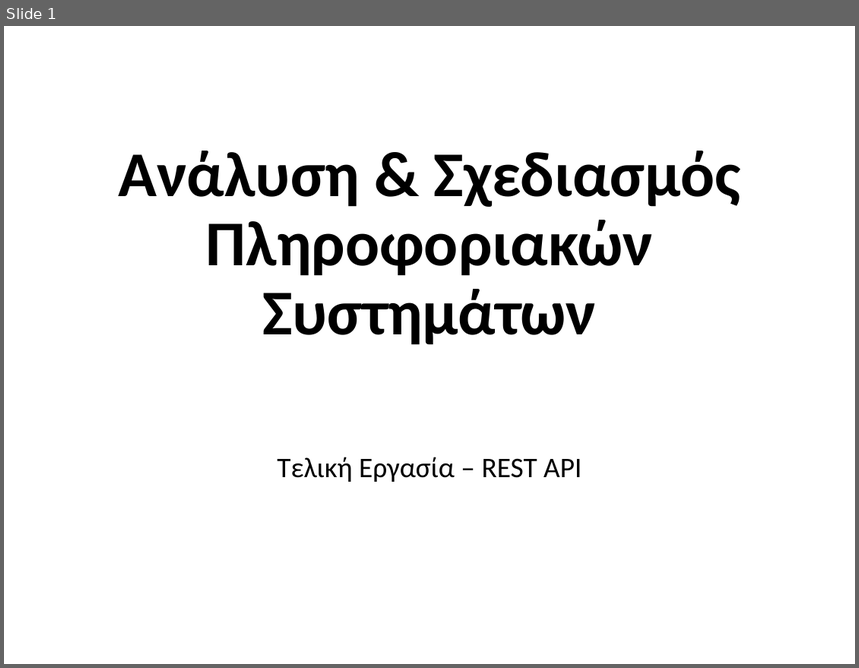
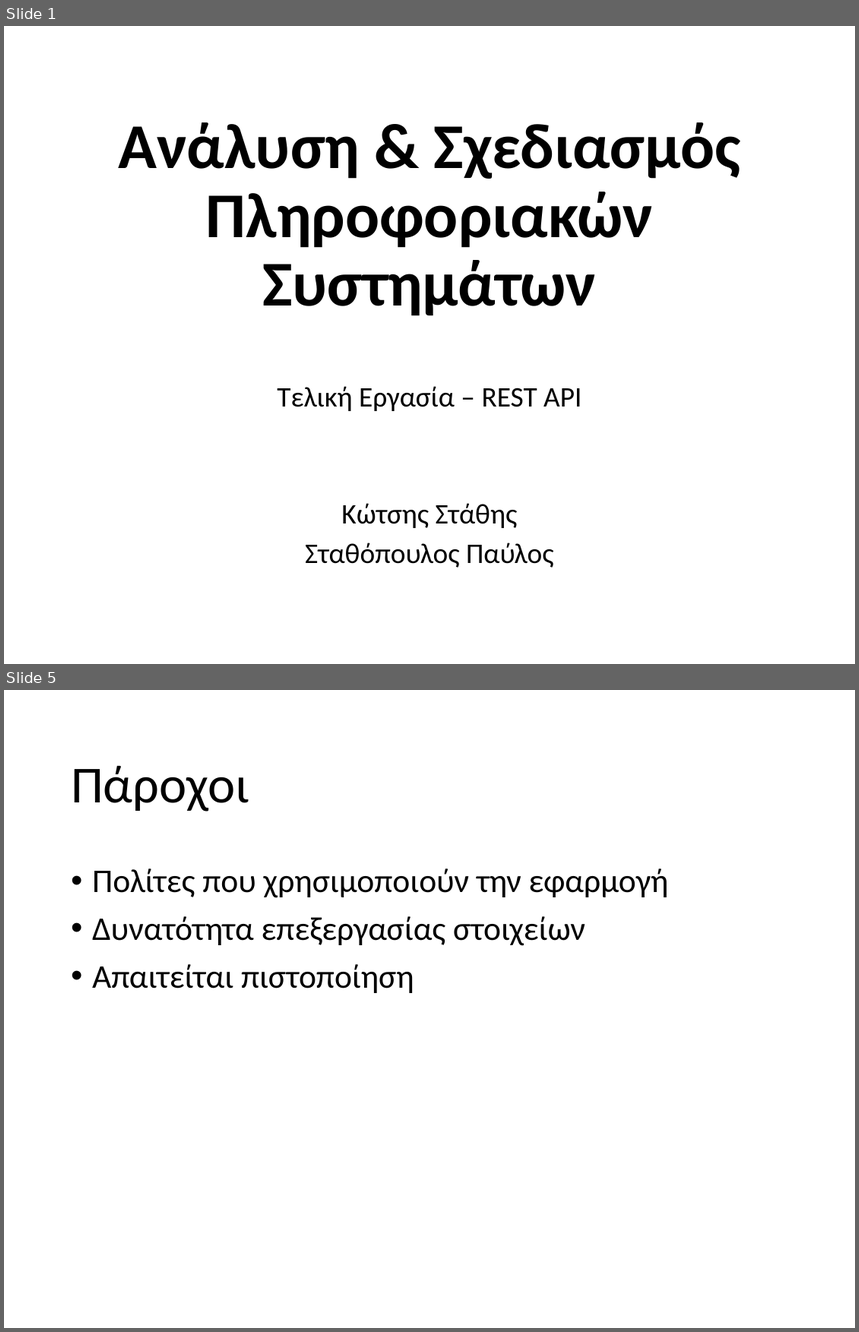
Before and after one commit to staks1/networkApi, a slide deck: Final.pptx. Shown one above the other, each under a label of ours: slide 1 before the commit, slides 1 and 5 after it; the slides between them are not shown. The pictures are 859x668 and 859x1332 pixels, drawn with LibreOffice and Linux fonts; fonts in the diff are those of the drawing. Boxes give left, top, right and bottom in pixels: in the first picture for what was removed or moved away, otherwise in the second. Text is boxed around its words. In the diff, an @@ line names an element or a change of style, - is before the commit and + after.

```diff
--- a/Final.pptx
+++ b/Final.pptx
@@ slide 5 added at <box>4,690,855,1328</box>, background #FFFFFF @@
@@ title added at <box>71,765,249,812</box>, 44 pt, text #000000 @@
+Πάροχοι
@@ text added at <box>92,869,669,993</box>, 28 pt, text #000000 @@
+• Πολίτες που χρησιμοποιούν την εφαρμογή
+• Δυνατότητα επεξεργασίας στοιχείων
+• Απαιτείται πιστοποίηση
@@ slide 1 changed as well @@
@@ title "Ανάλυση & Σχεδιασμός Πληροφοριακών Συστημάτων": place and size @@
-title "Ανάλυση & Σχεδιασμός Πληροφοριακών Συστημάτων" at <box>119,151,740,345</box>
+title "Ανάλυση & Σχεδιασμός Πληροφοριακών Συστημάτων" at <box>119,123,740,316</box>
@@ subtitle "Τελική Εργασία – REST API": place and size @@
-subtitle "Τελική Εργασία – REST API" at <box>277,457,582,482</box>
+subtitle "Τελική Εργασία – REST API" at <box>277,386,582,568</box>
@@ subtitle at <box>277,386,582,411</box>: line spacing 0.9 to 0.8 @@
@@ subtitle at <box>305,503,554,568</box>: paragraphs added @@
+Κώτσης Στάθης
+Σταθόπουλος Παύλος
```
Also in this commit, not shown: 6 other slides added.
